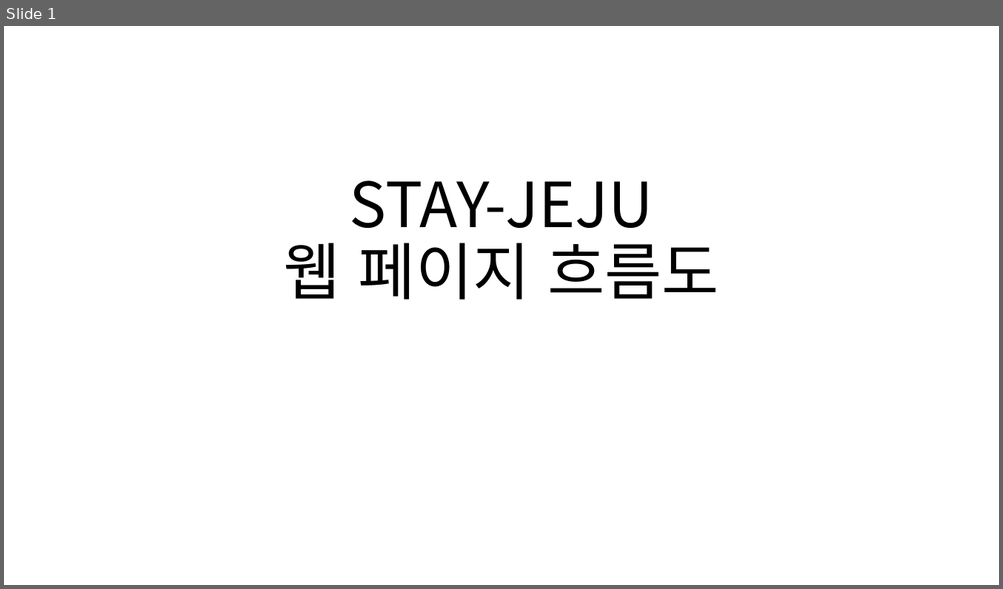
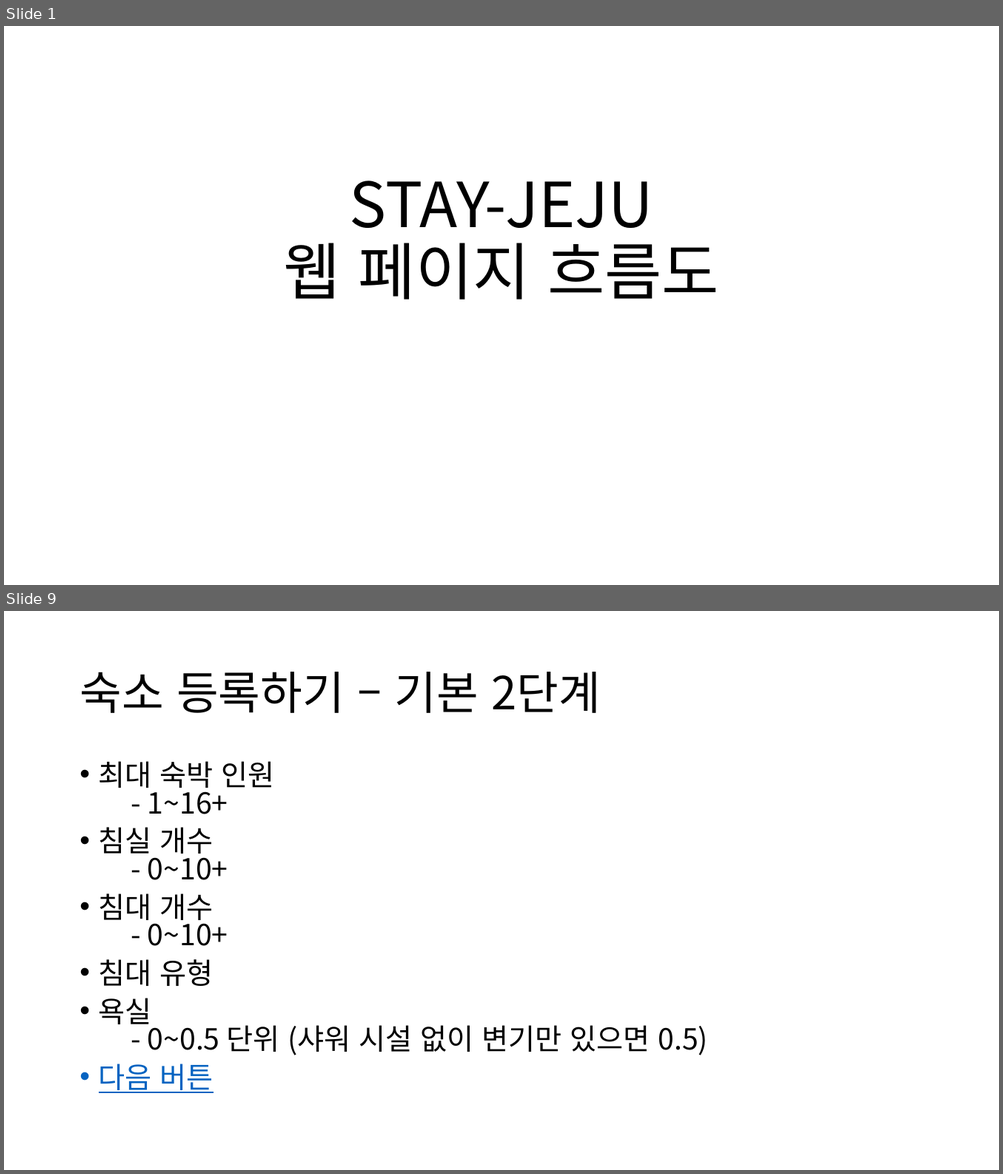
Before and after one commit to chyoojun/stay-jeju, a slide deck: doc/웹 페이지 흐름도.pptx. Shown one above the other, each under a label of ours: slide 1 before the commit, slides 1 and 9 after it; the slides between them are not shown. The pictures are 1003x589 and 1003x1174 pixels, drawn with LibreOffice and Linux fonts; fonts in the diff are those of the drawing. Boxes give left, top, right and bottom in pixels: in the first picture for what was removed or moved away, otherwise in the second. Text is boxed around its words. In the diff, an @@ line names an element or a change of style, - is before the commit and + after.

```diff
--- a/doc/웹 페이지 흐름도.pptx
+++ b/doc/웹 페이지 흐름도.pptx
@@ slide 9 added at box(4, 611, 999, 1170), background #FFFFFF @@
@@ title added at box(79, 672, 600, 713), 44 pt, text #000000 @@
+숙소 등록하기 – 기본 2단계
@@ text added at box(99, 761, 708, 1093), 28 pt, text #000000 @@
+• 최대 숙박 인원
+  - 1~16+
+• 침실 개수
+  - 0~10+
+• 침대 개수
+  - 0~10+
+• 침대 유형
+• 욕실
+  - 0~0.5 단위 (샤워 시설 없이 변기만 있으면 0.5)
+• 다음 버튼
```
Also in this commit, not shown: 23 other slides added, 1 slide removed.
